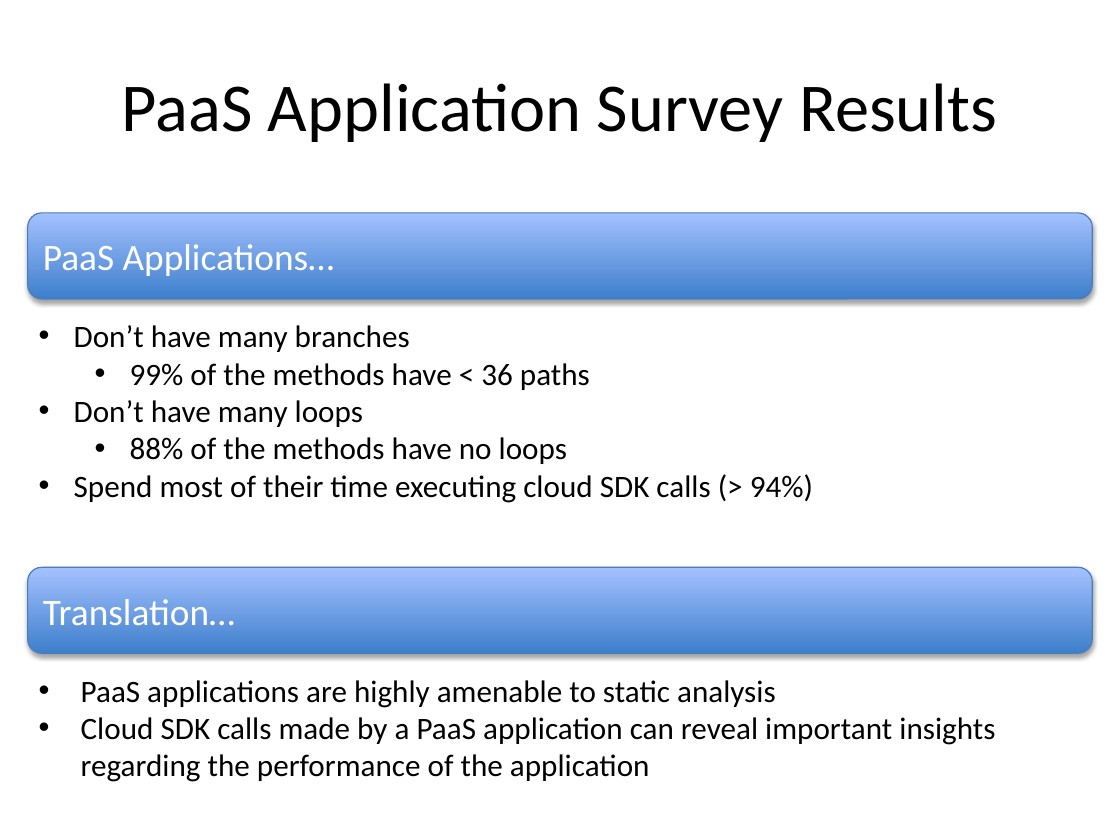
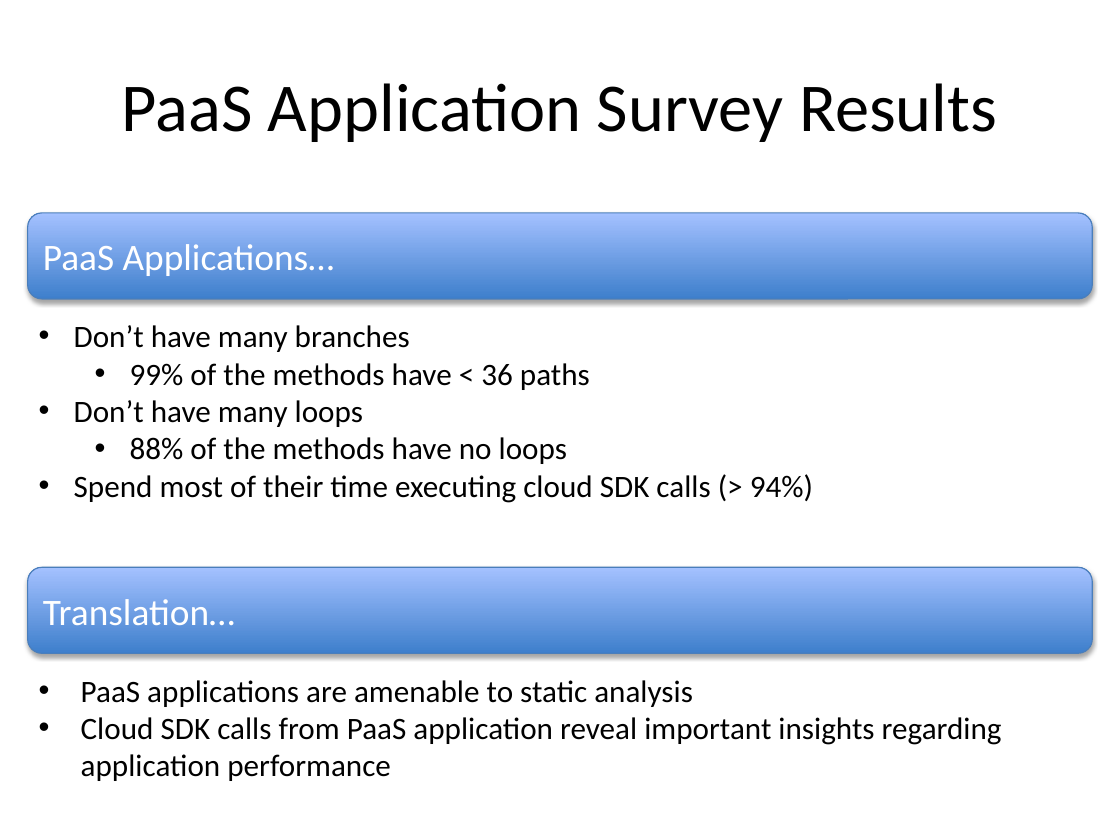
Before and after one commit to Dithn/eager-appscale, a slide deck: slide 7 of Eager/paper/socc15/cerebro_socc_presentation.pptx. Drawn at 1120x840 pixels with LibreOffice and Linux fonts; fonts in the diff are those of the drawing. Boxes give left, top, right and bottom in pixels: in the first picture for what was removed or moved away, otherwise in the second. Text is boxed around its words. In the diff, an @@ line names an element or a change of style, - is before the commit and + after.

```diff
--- a/Eager/paper/socc15/cerebro_socc_presentation.pptx
+++ b/Eager/paper/socc15/cerebro_socc_presentation.pptx
@@ text at (x1=81, y1=680, x2=1002, y2=781): text changed @@
-• PaaS applications are highly amenable to static analysis
-• Cloud SDK calls made by a PaaS application can reveal important insights regarding the performance of the application
+• PaaS applications are amenable to static analysis
+• Cloud SDK calls from PaaS application reveal important insights regarding application performance
```
Also in this commit, not shown: 6 other slides changed.
